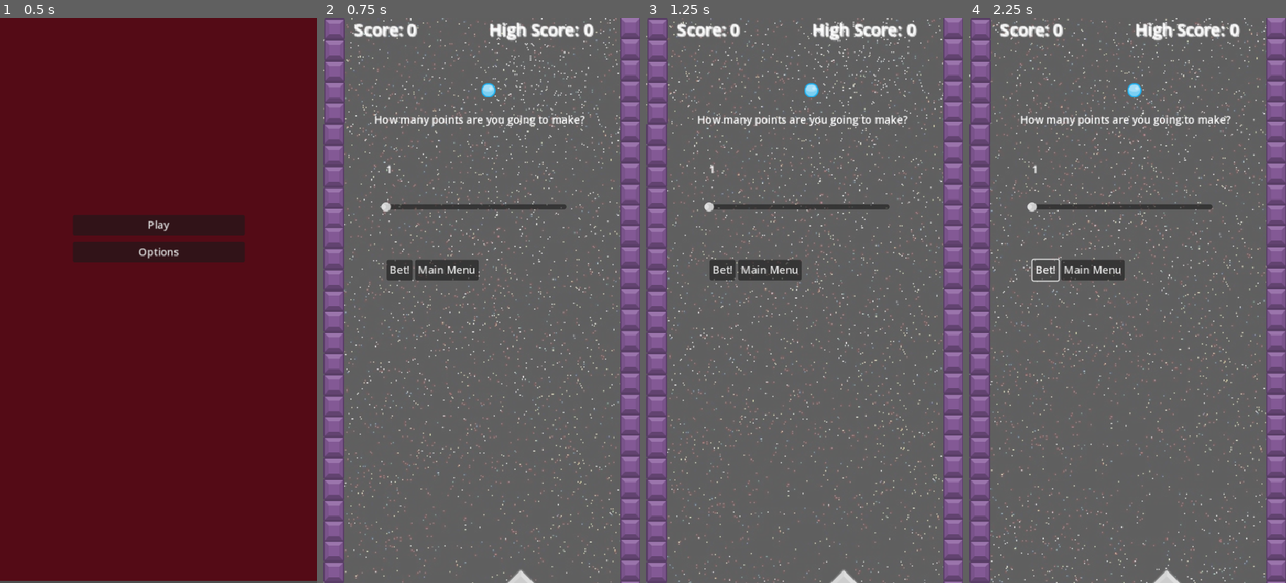
Above: before the commit, frames 1-4 (left to right).
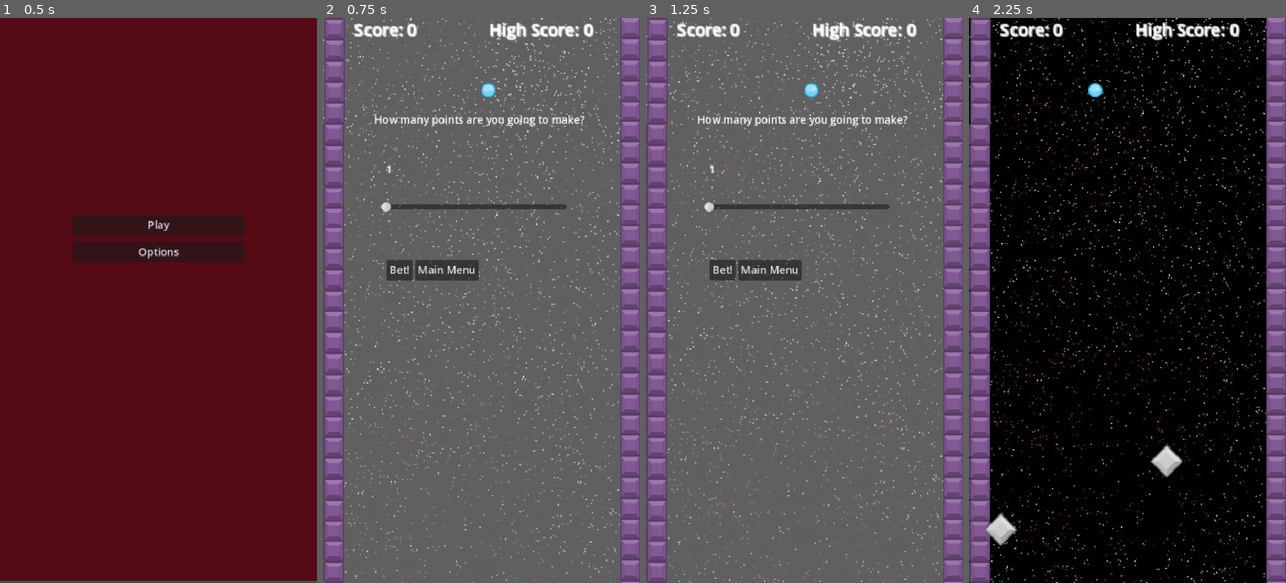
Above: after the commit, the same moments.

Repository: cauchomono/fallingball
Game: Godot game, scene res://main_menu.tscn
Two runs of this game, one before a commit and one after it. Both use one fixed random seed, a clock stepped at 60 frames per second and the inputs below.
Inputs (mouse positions are in pixels of both pictures, inside the frame that each line leads up to):
- Up to frame 1 (0.5 s): no input
- Up to frame 2 (0.75 s): click "Play" at 0.5 s
- Up to frame 3 (1.25 s): no input
- Up to frame 4 (2.25 s): click (1045, 272) at 1.25 s, where only the run after the commit has a clickable "Bet!"; tap Enter (ui_accept) at 2 s

Frame 1 is identical in both runs. In frame 2, 0.1% of the frame differs, in the area x 58-67%, y 97-100%; in frame 3, 0.1%; in frame 4, 87%, in the area x 0-100%, y 0-100%.

Commit message:
Add spawner activation control and update bet screen logic
Introduces an is_active flag and set_status_spawner method to spawner.gd to control obstacle and coin spawning. Updates infinite_game.gd to enable or disable the spawner based on the bet screen's active state, improving game flow and pausing logic.

Diff:
--- a/infinite_game.gd
+++ b/infinite_game.gd
@@ -27,6 +27,6 @@
 
 
 func _on_bet_screen_is_active_screen(is_active:bool) -> void:
-	get_tree().paused = false
-	if(is_active):
-		get_tree().paused = true
+	%Spawner.set_status_spawner(false)
+	if !is_active:
+		%Spawner.set_status_spawner(true)
--- a/spawner.gd
+++ b/spawner.gd
@@ -11,9 +11,13 @@
 var obstacle_index : int
 signal obstacle_hit
 signal coin_collect
+var is_active = false
 
-func _ready():
-	#spawn_random_obstacle()
+func _ready() -> void:
+	set_status_spawner(is_active)
+
+func set_spawner():
+		#spawn_random_obstacle()
 	$Timer.wait_time = spawn_rate
 	$Timer.start()
 	#obstacle_size = get_random_obstacle_size()
@@ -21,7 +25,6 @@
 	$CoinTimer.wait_time = spawn_rate_coin
 	$CoinTimer.start()
 	spawn_coin()
-
 
 func spawn_random_obstacle():
 	obstacle_index  = randi_range(0,random_obstacle_scene.size()-1)
@@ -68,3 +71,8 @@
 func _on_coin_timer_timeout() -> void:
 	print("Is working the time out?")
 	spawn_coin()
+
+func set_status_spawner(is_active_scene:bool) -> void:
+	is_active = is_active_scene
+	if is_active :
+		set_spawner()
Not shown, added: InfiniteGame.tscn2158160266.tmp
